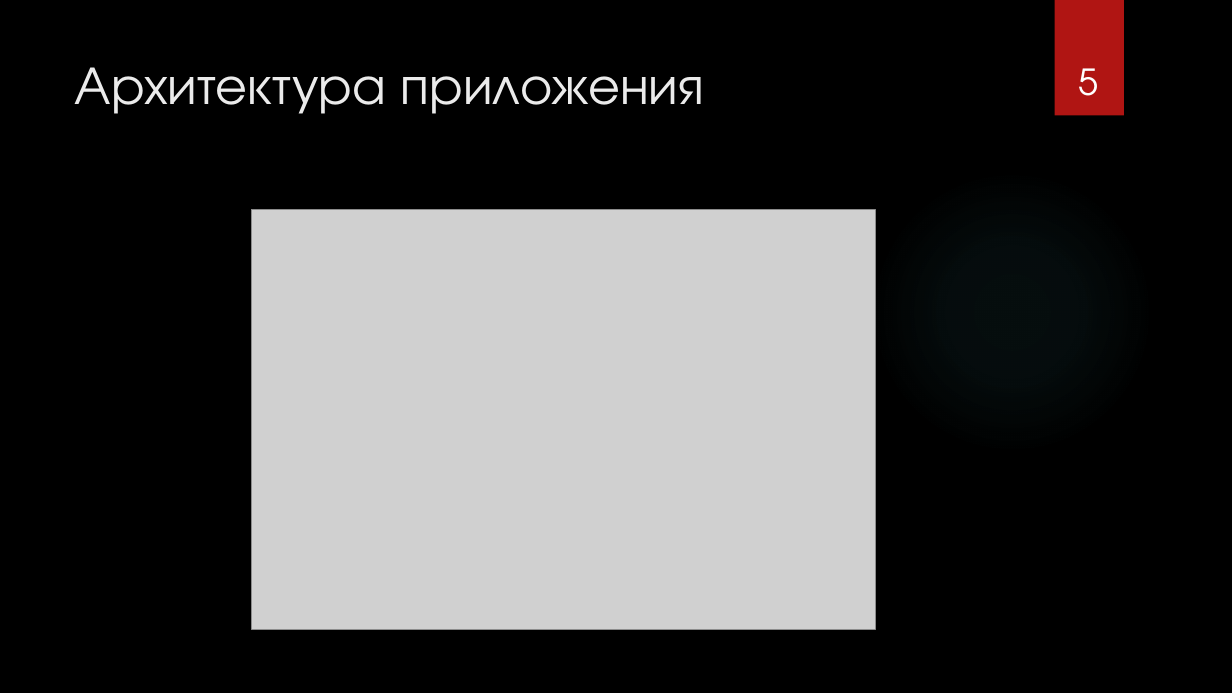
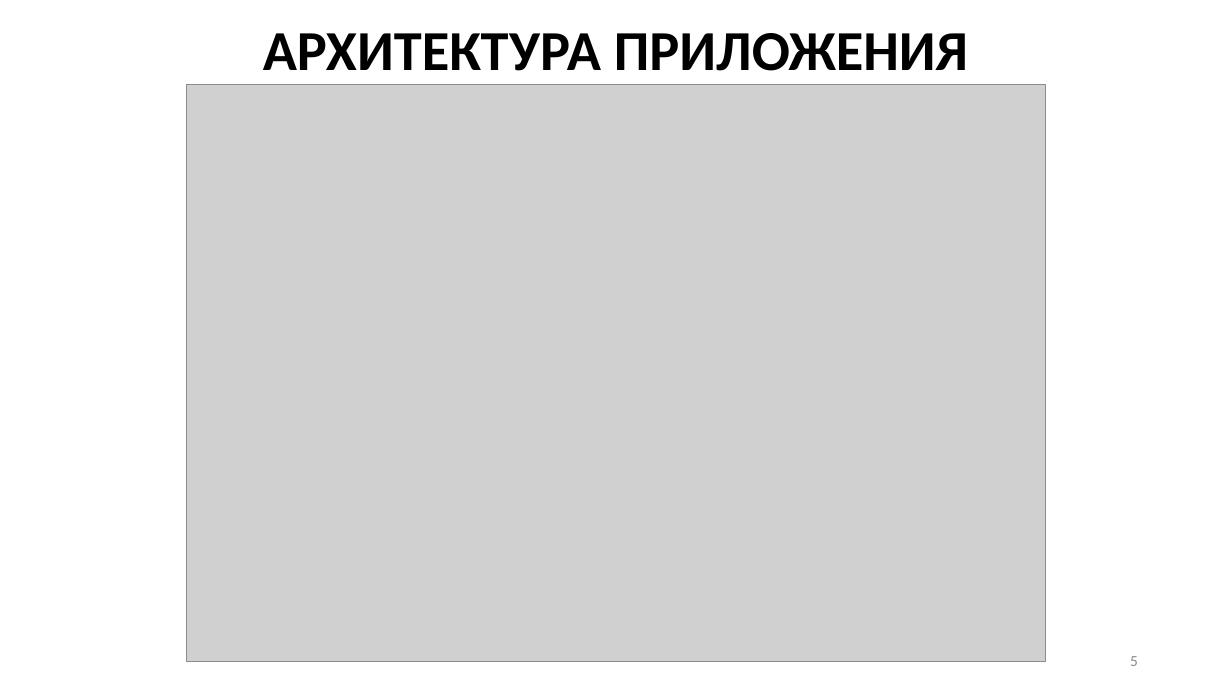
Before and after one commit to ZanderHamster/ScheduleBSTU, a slide deck: slide 5 of Документация/Презентация.pptx. Drawn at 1232x693 pixels with LibreOffice and Linux fonts; fonts in the diff are those of the drawing; grey boxes stand for pictures; background and template pictures are left out. Boxes give left, top, right and bottom in pixels: in the first picture for what was removed or moved away, otherwise in the second. Text is boxed around its words. In the diff, an @@ line names an element or a change of style, - is before the commit and + after.

```diff
--- a/Документация/Презентация.pptx
+++ b/Документация/Презентация.pptx
@@ background picture (left out) to #FFFFFF @@
@@ title "АРХИТЕКТУРА ПРИЛОЖЕНИЯ" at <box>263,33,968,71</box>: vertical alignment top to middle @@
@@ rectangle removed at <box>1055,0,1124,116</box> @@
@@ title at <box>263,33,968,71</box>: text changed; size 42 to 44 pt; font TeX Gyre Adventor to Calibri; text colour #EBEBEB to #000000; bold on @@
-Архитектура приложения
+АРХИТЕКТУРА ПРИЛОЖЕНИЯ
@@ picture: place and size @@
-picture at <box>252,210,876,629</box>
+picture at <box>187,84,1045,662</box>
@@ ellipse removed at <box>870,169,1154,454</box> @@
@@ page number: place and size @@
-page number at <box>1078,68,1098,96</box>
+page number at <box>1130,656,1138,666</box>
@@ page number at <box>1130,656,1138,666</box>: size 28 to 12 pt, font TeX Gyre Adventor to Calibri, text colour #FFFFFF to #8C8C8C; alignment centre to right; vertical alignment bottom to middle @@
```
Also in this commit, not shown: 7 other slides changed, 2 slides removed.
